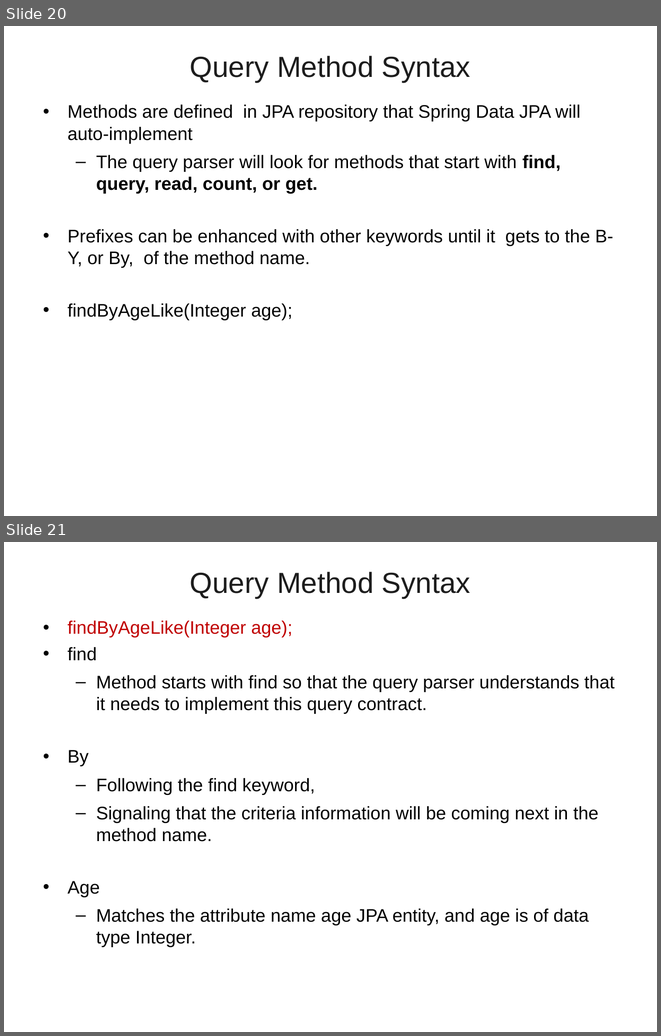
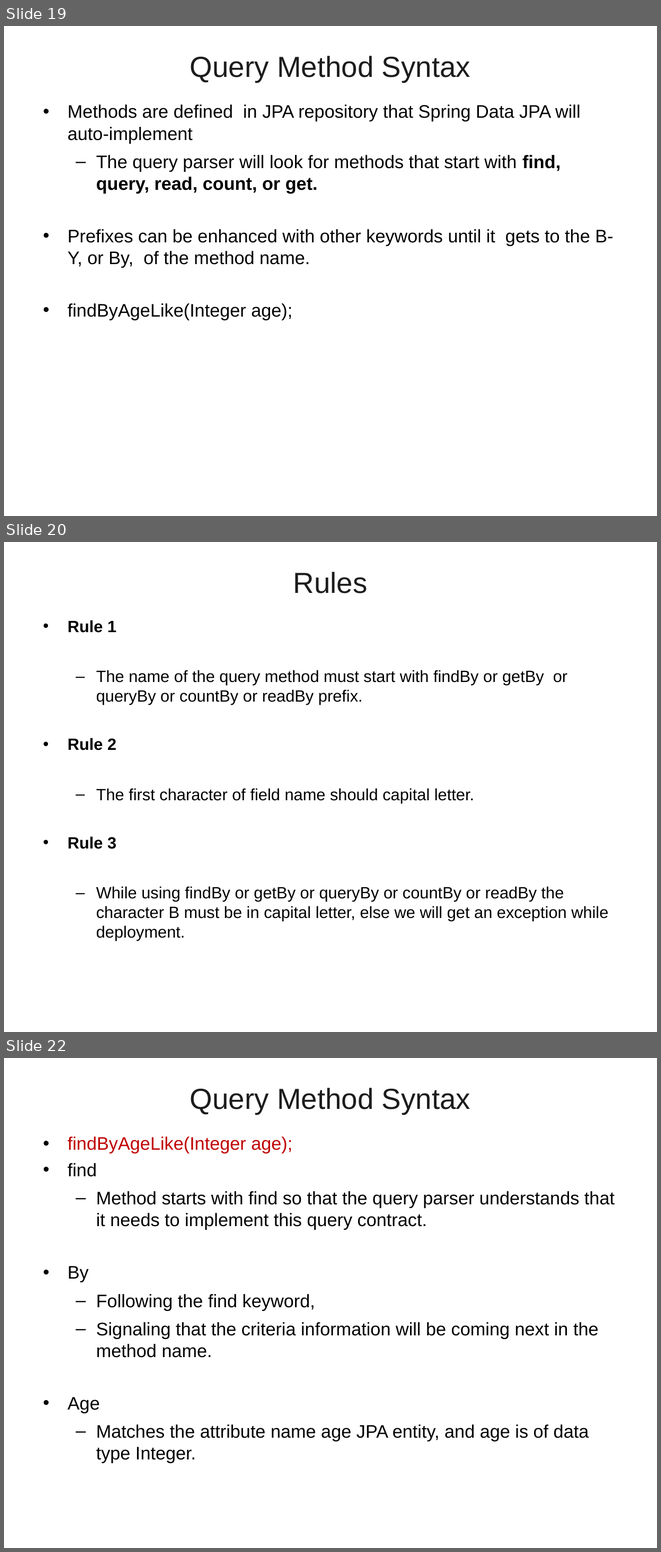
Before and after one commit to vatsanTraining/freshers_dec_2021, a slide deck: Spring_JDBC_JPA.ppt. Shown one above the other, each under a label of ours: slides 20 and 21 before the commit, slides 19, 20 and 22 after it; the slides between them are not shown. The pictures are 661x1036 and 661x1552 pixels, drawn with LibreOffice and Linux fonts; fonts in the diff are those of the drawing; background and template pictures are left out. Boxes give left, top, right and bottom in pixels: in the first picture for what was removed or moved away, otherwise in the second. Text is boxed around its words. In the diff, an @@ line names an element or a change of style, - is before the commit and + after.

```diff
--- a/Spring_JDBC_JPA.ppt
+++ b/Spring_JDBC_JPA.ppt
@@ slide 20 added at bbox=[4, 542, 657, 1032], background picture (left out) @@
@@ title added at bbox=[293, 572, 368, 593], 32 pt, text #1C1C1C @@
+Rules
@@ text added at bbox=[68, 620, 608, 941], 18 pt, text #000000 @@
+• Rule 1
+  – The name of the query method must start with findBy or getBy or queryBy or countBy or readBy prefix.
+• Rule 2
+  – The first character of field name should capital letter.
+• Rule 3
+  – While using findBy or getBy or queryBy or countBy or readBy the character B must be in capital letter, else we will get an exception while deployment.
@@ what was slide 20 is now slide 19 @@
@@ what was slide 21 is now slide 22 @@
```
Also in this commit, not shown: 2 slides changed, 2 other slides added, 2 slides removed, 1 other file.
